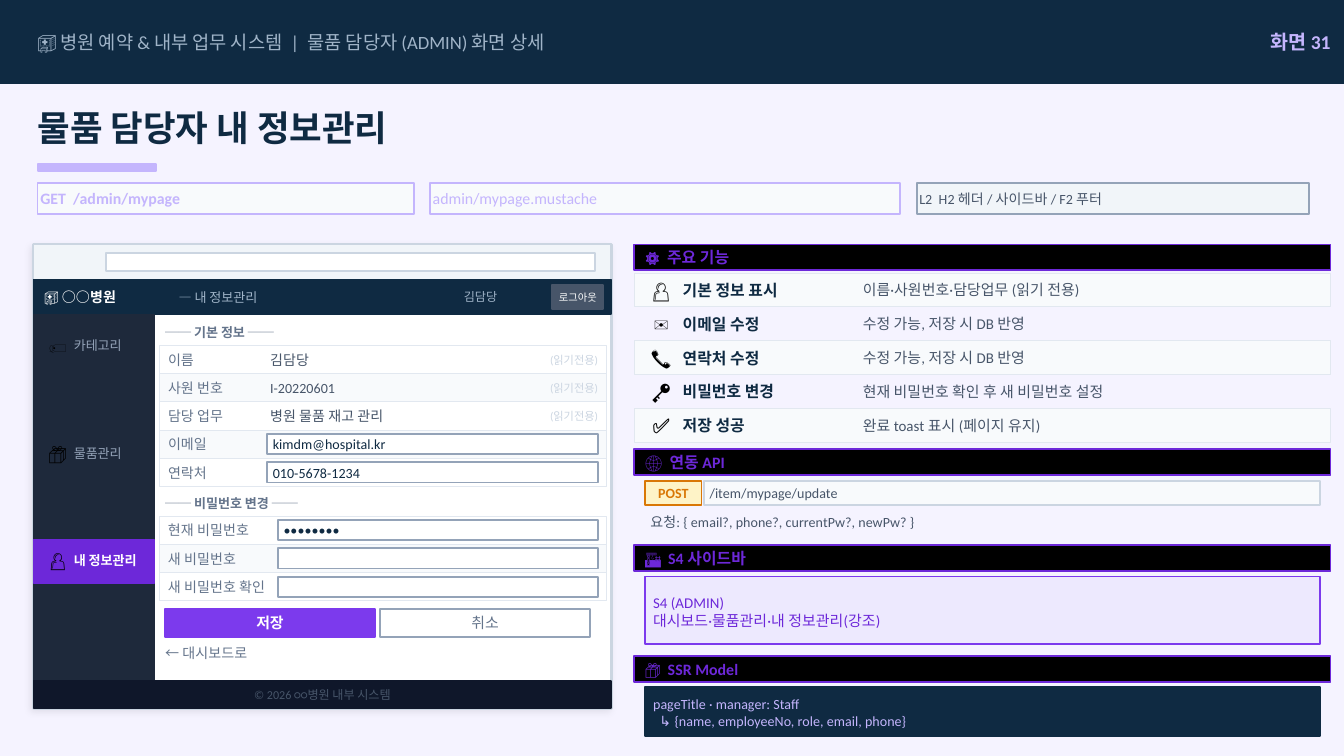
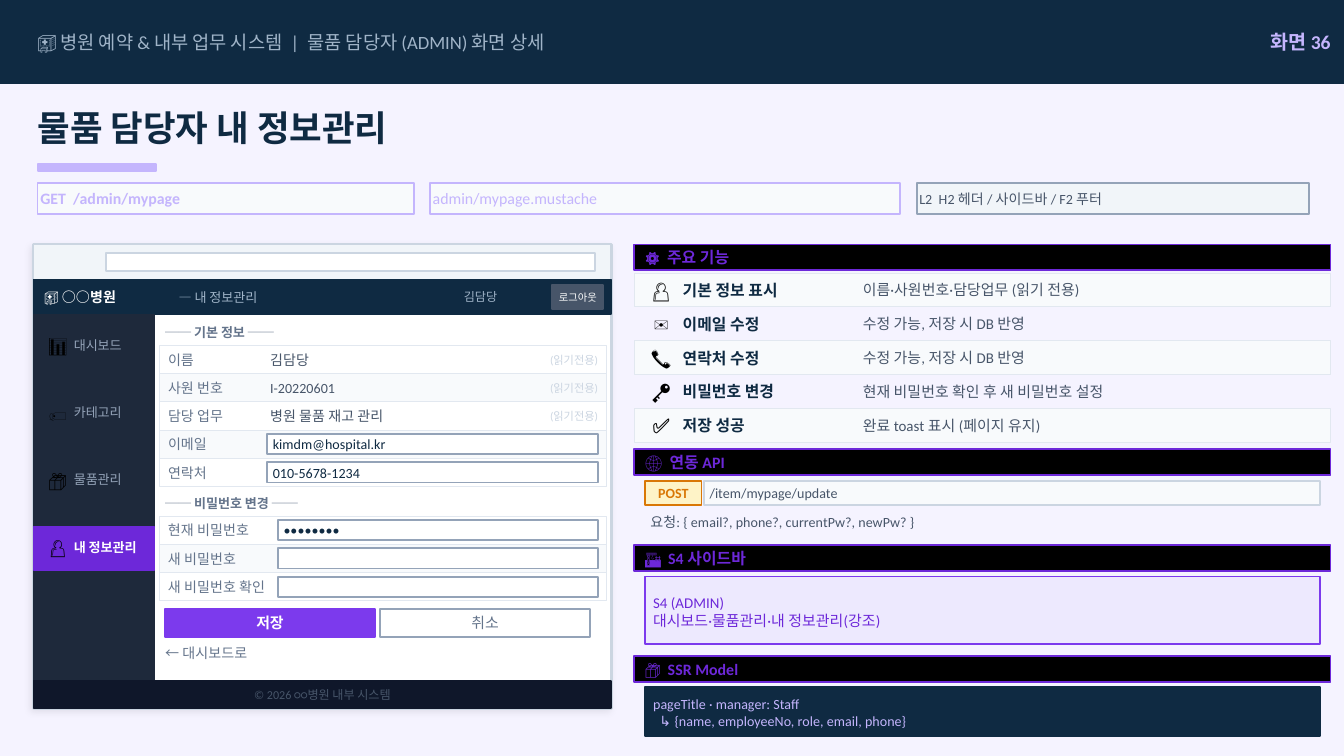
Before and after one commit to proejct-team-alpha/documents, a slide deck: slide 44 of 08_스토리보드/🏥_병원_예약_&_내부_업무_시스템_—_스토리보드.pptx (slide 40 before the commit). Drawn at 1344x756 pixels with LibreOffice and Linux fonts; fonts in the diff are those of the drawing. Boxes give left, top, right and bottom in pixels: in the first picture for what was removed or moved away, otherwise in the second. Text is boxed around its words. In the diff, an @@ line names an element or a change of style, - is before the commit and + after.

```diff
--- a/08_스토리보드/🏥_병원_예약_&_내부_업무_시스템_—_스토리보드.pptx
+++ b/08_스토리보드/🏥_병원_예약_&_내부_업무_시스템_—_스토리보드.pptx
@@ text at [1271, 32, 1331, 51]: text changed @@
-화면 31
+화면 36
@@ text at [42, 328, 74, 363]: text changed @@
-🏷️
+📊
@@ text added at [74, 339, 122, 351], 7 pt, text #94A3B8 @@
+대시보드
@@ text added at [42, 395, 74, 430], 10 pt, text #000000 @@
+🏷️
@@ text "카테고리": place and size @@
-text "카테고리" at [74, 339, 122, 351]
+text "카테고리" at [74, 406, 122, 418]
@@ text "📦": place and size @@
-text "📦" at [42, 435, 74, 470]
+text "📦" at [42, 462, 74, 497]
@@ text "물품관리": place and size @@
-text "물품관리" at [74, 447, 122, 459]
+text "물품관리" at [74, 473, 122, 485]
@@ 2 texts, 1 rectangle: place and size @@
-2 texts, 1 rectangle at [34, 540, 155, 583]
+2 texts, 1 rectangle at [34, 527, 155, 570]
```
Also in this commit, not shown: 6 other slides changed, 4 slides added, 3 other files.
